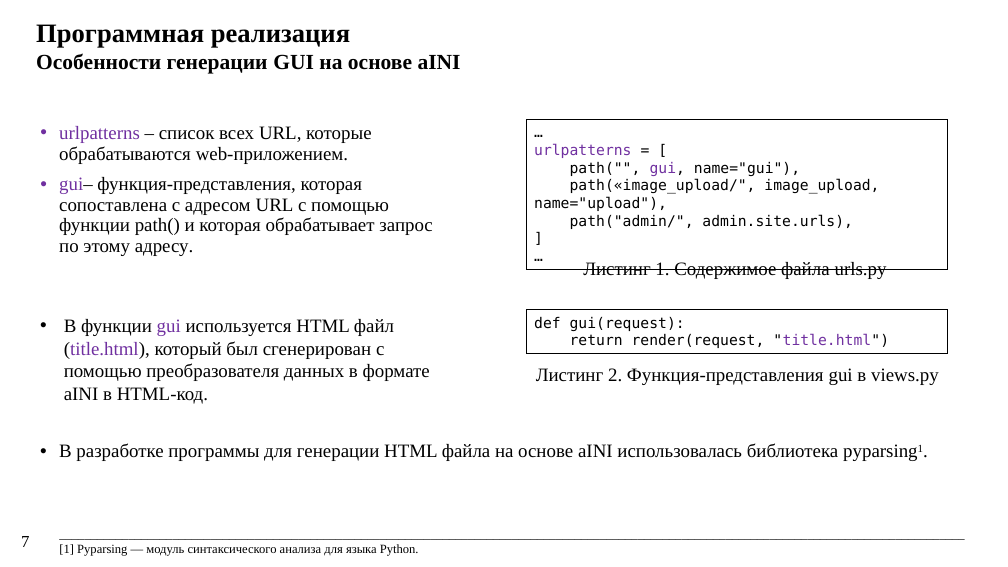
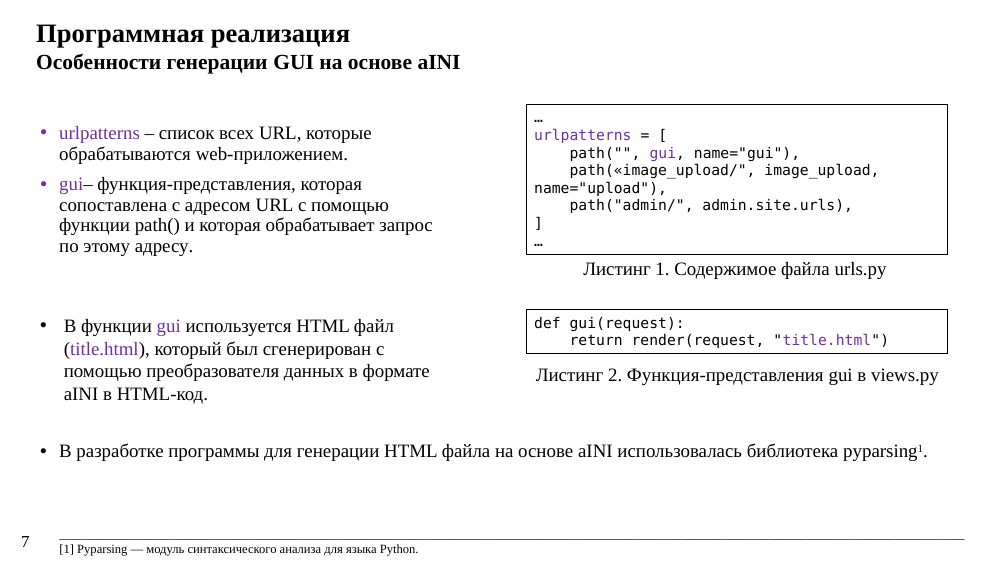
Before and after one commit to ITesserakt/Kodept, a slide deck: slide 8 of 01 - Курсовые проекты/2022-2023 - Разр.библ.функций на языке Python автомат.построения GUI/rndhpc_rpt_pres_gui_2023_73_VasilyanA.pptx. Drawn at 1008x567 pixels with LibreOffice and Linux fonts; fonts in the diff are those of the drawing. Boxes give left, top, right and bottom in pixels: in the first picture for what was removed or moved away, otherwise in the second. Text is boxed around its words. In the diff, an @@ line names an element or a change of style, - is before the commit and + after.

```diff
--- a/01 - Курсовые проекты/2022-2023 - Разр.библ.функций на языке Python автомат.построения GUI/rndhpc_rpt_pres_gui_2023_73_VasilyanA.pptx
+++ b/01 - Курсовые проекты/2022-2023 - Разр.библ.функций на языке Python автомат.построения GUI/rndhpc_rpt_pres_gui_2023_73_VasilyanA.pptx
@@ rectangle "…": place and size @@
-rectangle "…" at [527, 119, 948, 270]
+rectangle "…" at [527, 104, 948, 255]
```
Also in this commit, not shown: 1 other slide changed, 7 other files.
